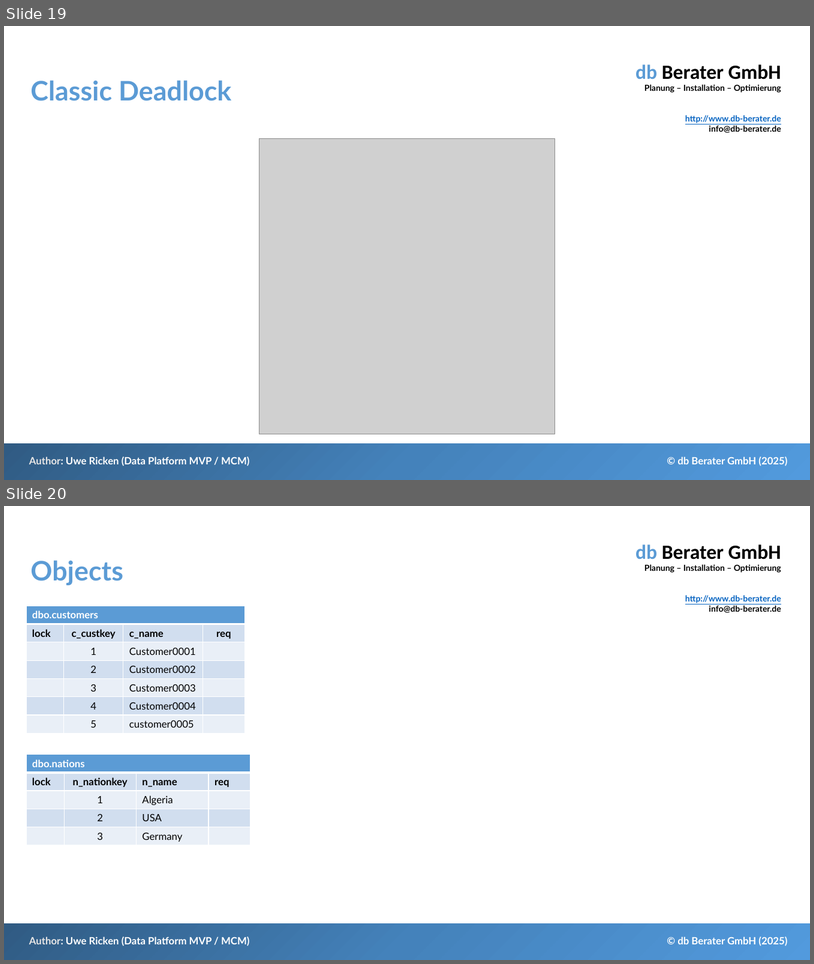
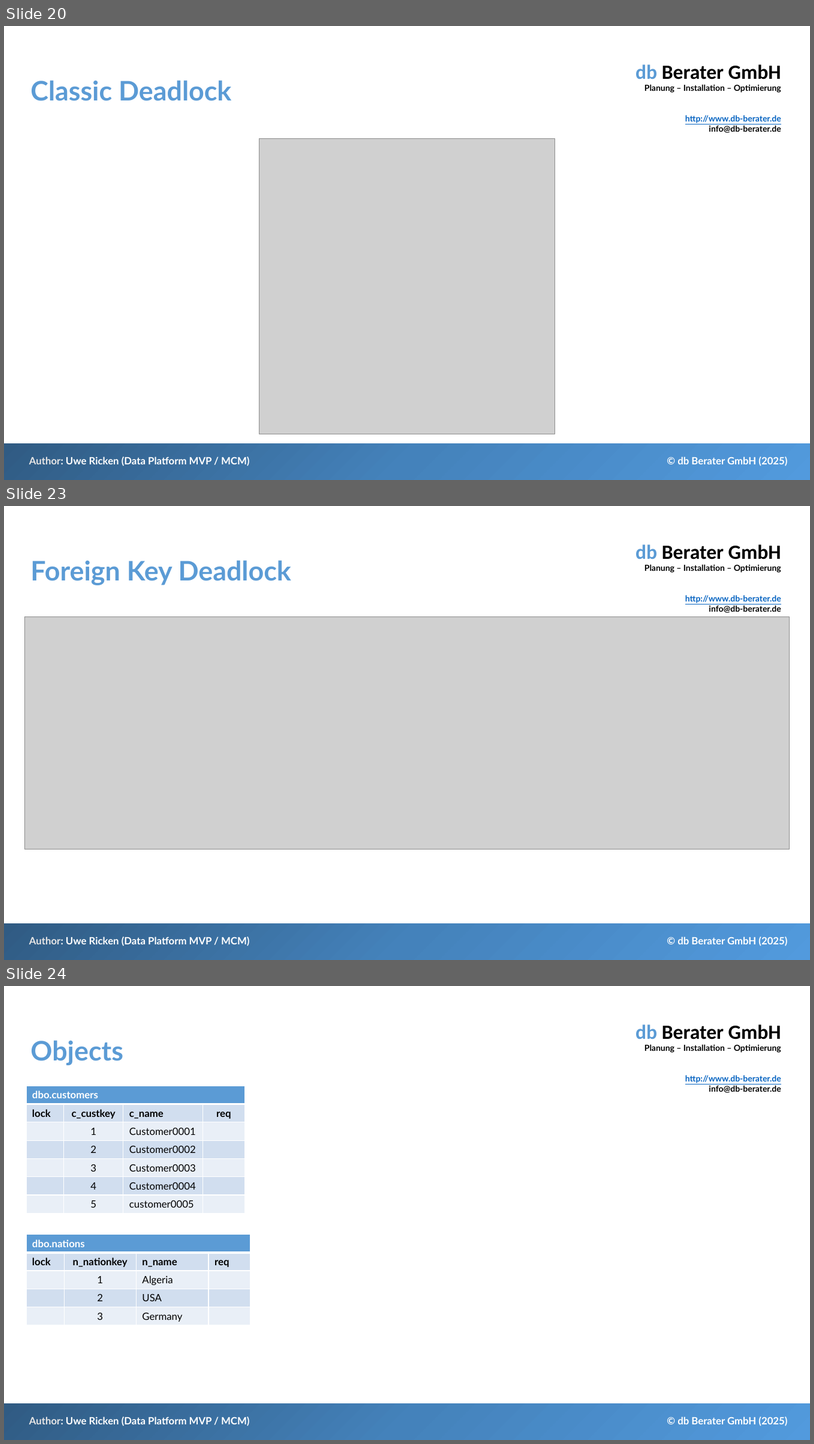
Before and after one commit to db-berater/solving-deadlock-scenarios, a slide deck: 01 - Documents and Preparation/Solving Deadlock Scenarios - EN.pptx. Shown one above the other, each under a label of ours: slides 19 and 20 before the commit, slides 20, 23 and 24 after it; the slides between them are not shown. The pictures are 814x964 and 814x1444 pixels, drawn with LibreOffice and Linux fonts; fonts in the diff are those of the drawing; grey boxes stand for pictures. Boxes give left, top, right and bottom in pixels: in the first picture for what was removed or moved away, otherwise in the second. Text is boxed around its words. In the diff, an @@ line names an element or a change of style, - is before the commit and + after.

```diff
--- a/01 - Documents and Preparation/Solving Deadlock Scenarios - EN.pptx
+++ b/01 - Documents and Preparation/Solving Deadlock Scenarios - EN.pptx
@@ slide 23 added at <box>4,506,810,960</box>, background #FFFFFF; not listed: 4 template elements that a slide beside it also shows @@
@@ title added at <box>30,560,291,585</box>, 32 pt, text #5B9BD5, bold @@
+Foreign Key Deadlock
@@ picture added at <box>24,617,791,849</box> @@
@@ what was slide 19 is now slide 20 @@
@@ what was slide 20 is now slide 24 @@
```
Also in this commit, not shown: 7 slides changed, 3 other slides added, 13 other files.
